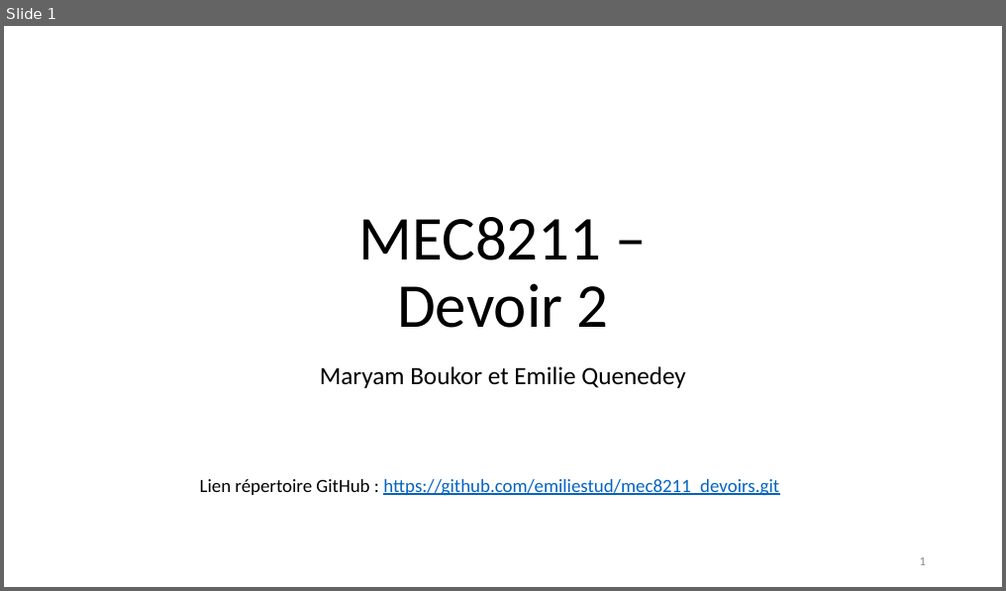
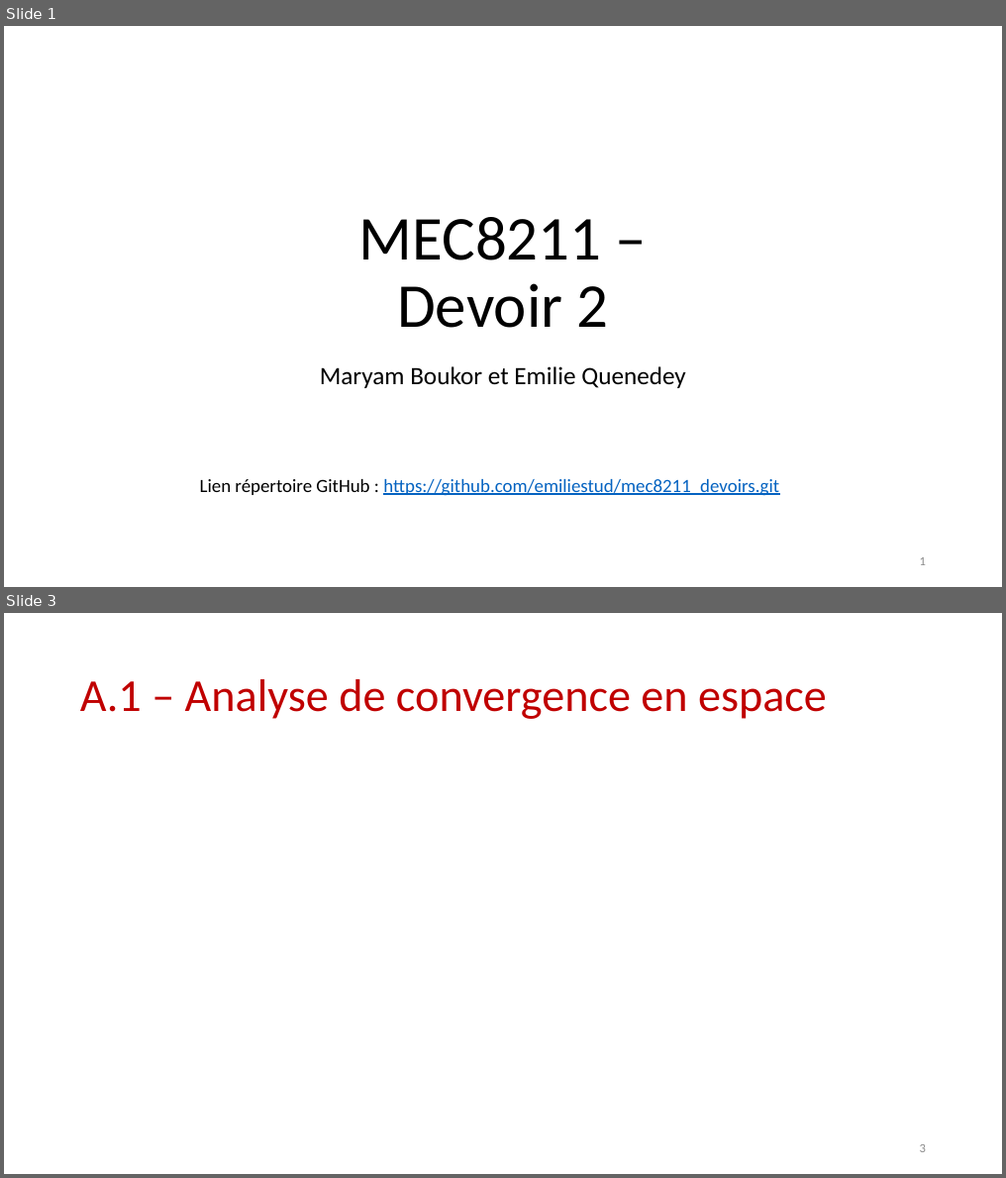
Before and after one commit to emiliestud/mec8211_devoirs, a slide deck: devoir2_presentation.pptx. Shown one above the other, each under a label of ours: slide 1 before the commit, slides 1 and 3 after it; the slides between them are not shown. The pictures are 1006x591 and 1006x1178 pixels, drawn with LibreOffice and Linux fonts; fonts in the diff are those of the drawing; grey boxes stand for pictures. Boxes give left, top, right and bottom in pixels: in the first picture for what was removed or moved away, otherwise in the second. Text is boxed around its words. In the diff, an @@ line names an element or a change of style, - is before the commit and + after.

```diff
--- a/devoir2_presentation.pptx
+++ b/devoir2_presentation.pptx
@@ slide 3 added at (x1=4, y1=613, x2=1002, y2=1174), background #FFFFFF @@
@@ title added at (x1=80, y1=679, x2=827, y2=719), 44 pt, text #C00000 @@
+A.1 – Analyse de convergence en espace
@@ page number added at (x1=920, y1=1145, x2=926, y2=1153), 12 pt, text #8C8C8C @@
+3
```
Also in this commit, not shown: 1 slide changed, 7 other slides added, 3 slides removed.
